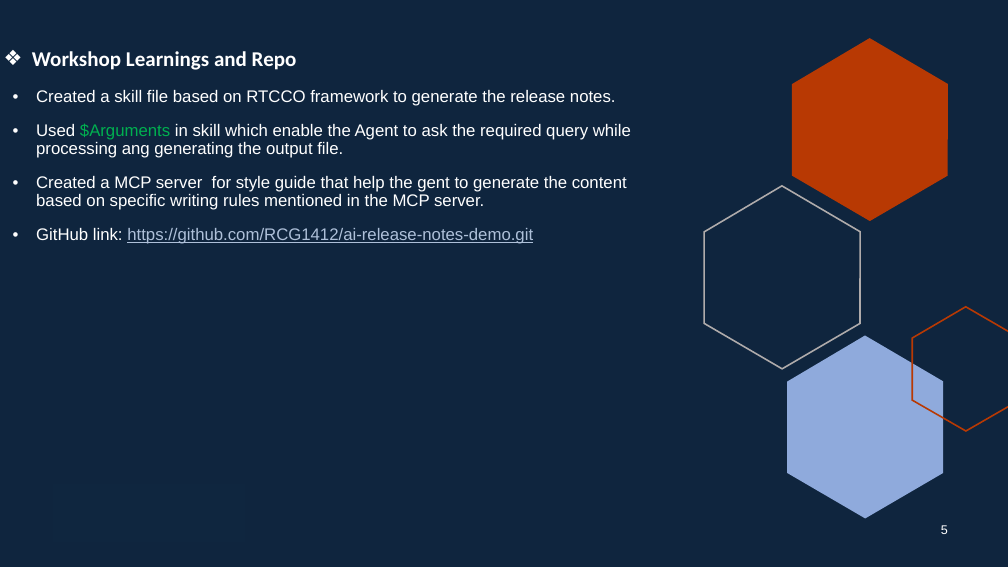
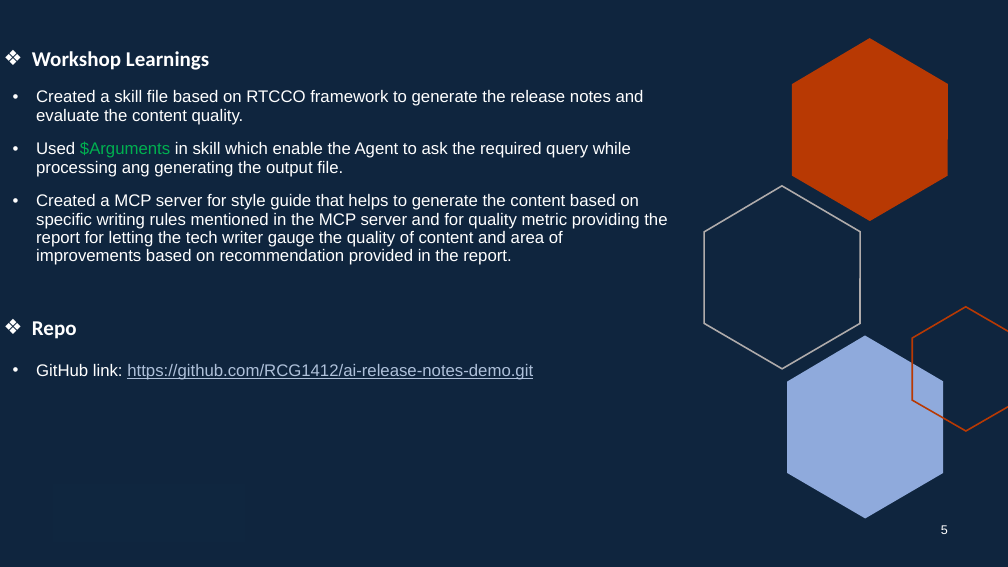
Before and after one commit to RCG1412/ai-release-notes-demo, a slide deck: slide 5 of Demo/AI-Mastery Training Capstone Project Demo.pptx. Drawn at 1008x567 pixels with LibreOffice and Linux fonts; fonts in the diff are those of the drawing. Boxes give left, top, right and bottom in pixels: in the first picture for what was removed or moved away, otherwise in the second. Text is boxed around its words. In the diff, an @@ line names an element or a change of style, - is before the commit and + after.

Commit message:
updated skill and demo ppt file

```diff
--- a/Demo/AI-Mastery Training Capstone Project Demo.pptx
+++ b/Demo/AI-Mastery Training Capstone Project Demo.pptx
@@ title at (32, 51, 209, 70): text changed @@
-❖ Workshop Learnings and Repo
+❖ Workshop Learnings
@@ text at (36, 90, 644, 125): text changed @@
-• Created a skill file based on RTCCO framework to generate the release notes.
+• Created a skill file based on RTCCO framework to generate the release notes and evaluate the content quality.
@@ text at (36, 194, 667, 265): text changed @@
-• Created a MCP server for style guide that help the gent to generate the content based on specific writing rules mentioned in the MCP server.
-• GitHub link: https://github.com/RCG1412/ai-release-notes-demo.git
+• Created a MCP server for style guide that helps to generate the content based on specific writing rules mentioned in the MCP server and for quality metric providing the report for letting the tech writer gauge the quality of content and area of improvements based on recommendation provided in the report.
@@ text added at (32, 321, 77, 339), 20 pt, text #FFFFFF, bold @@
+❖ Repo
@@ text added at (36, 364, 533, 380), 16 pt, text #AEC0D9, underline @@
+• GitHub link: https://github.com/RCG1412/ai-release-notes-demo.git
```
Also in this commit, not shown: 3 other slides changed, 5 other files.
